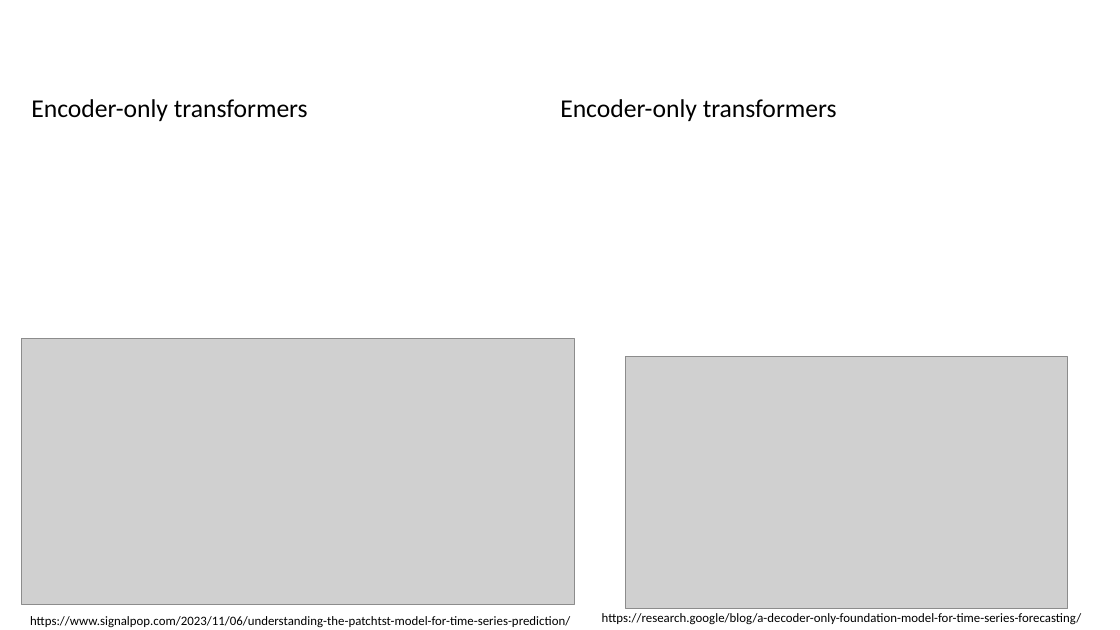
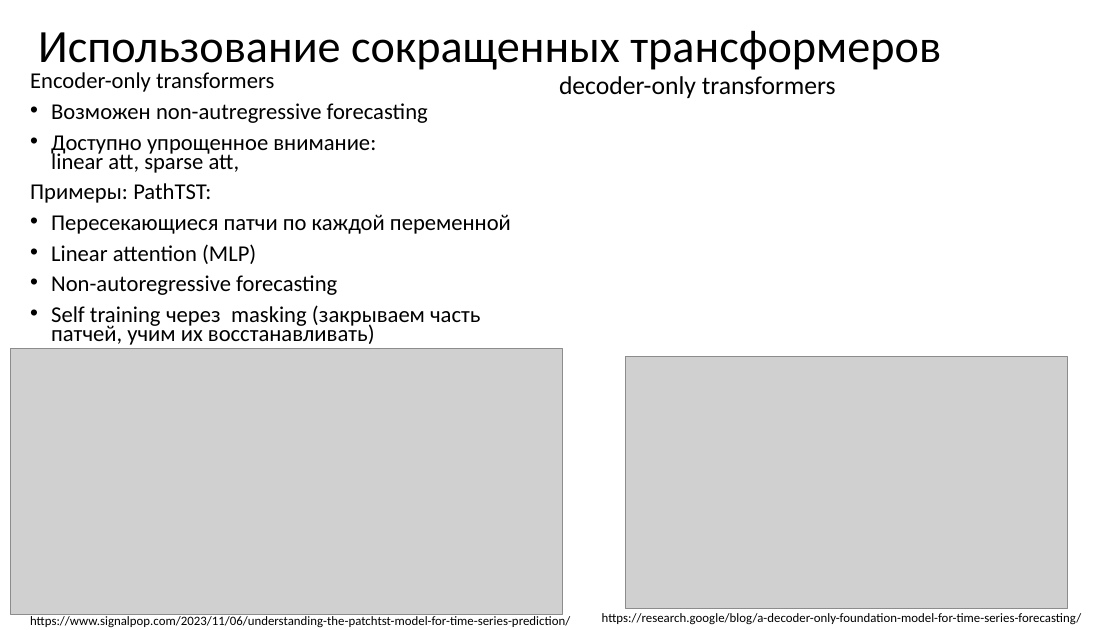
Before and after one commit to MVRonkin/TimeSeriesCourse, a slide deck: slide 16 of 2025/LEC/07-3 Transformers.pptx. Drawn at 1120x630 pixels with LibreOffice and Linux fonts; fonts in the diff are those of the drawing; grey boxes stand for pictures. Boxes give left, top, right and bottom in pixels: in the first picture for what was removed or moved away, otherwise in the second. Text is boxed around its words. In the diff, an @@ line names an element or a change of style, - is before the commit and + after.

```diff
--- a/2025/LEC/07-3 Transformers.pptx
+++ b/2025/LEC/07-3 Transformers.pptx
@@ title added at (38, 30, 941, 73), 39.6 pt, text #000000 @@
+Использование сокращенных трансформеров
@@ text "Encoder-only transformers": place and size @@
-text "Encoder-only transformers" at (31, 99, 308, 121)
+text "Encoder-only transformers" at (30, 72, 511, 345)
@@ text at (30, 72, 274, 92): size 22 to 19.4 pt in "Encoder-only transformers"; line spacing 0.9 to 0.7 @@
@@ text at (559, 76, 836, 98): text changed @@
-Encoder-only transformers
+decoder-only transformers
@@ text at (30, 103, 511, 345): paragraphs added @@
+• Возможен non-autregressive forecasting
+• Доступно упрощенное внимание:
+  linear att, sparse att,
+Примеры: PathTST:
+• Пересекающиеся патчи по каждой переменной
+• Linear attention (MLP)
+• Non-autoregressive forecasting
+• Self training через masking (закрываем часть патчей, учим их восстанавливать)
@@ picture: place and size @@
-picture at (22, 339, 575, 604)
+picture at (10, 349, 563, 614)
```
Also in this commit, not shown: 5 other slides changed, 1 slide added, 1 slide removed.
